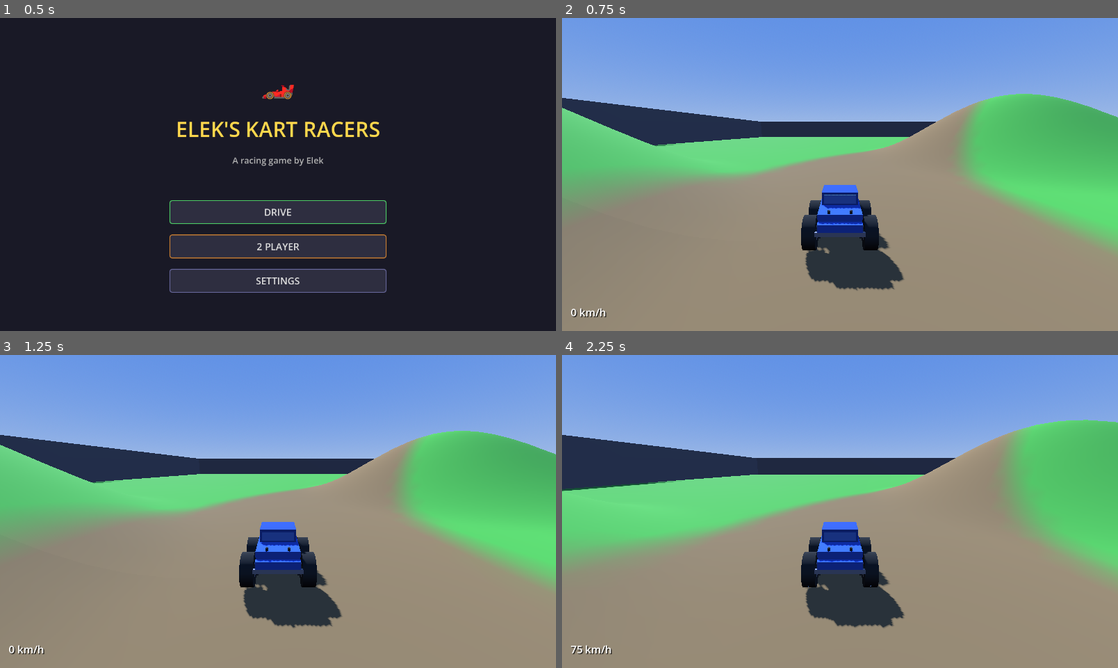
Above: before the commit, frames 1-4 (two rows, left to right).
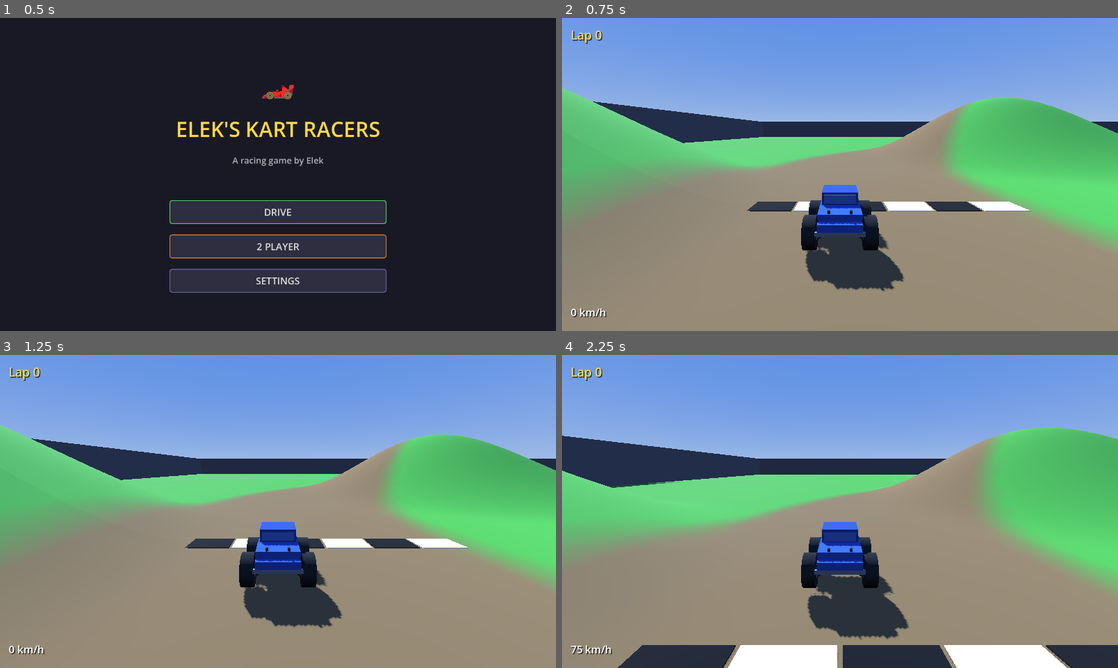
Above: after the commit, the same moments.

Repository: withdoron/Elek-games
Game: Godot game, scene res://node_3d.tscn
Same seed, same stepped clock (60 frames per second), same inputs: the game is played once before the commit and once after it.
Inputs (mouse positions are in pixels of both pictures, inside the frame that each line leads up to):
- Up to frame 1 (0.5 s): no input
- Up to frame 2 (0.75 s): click "DRIVE" at 0.5 s
- Up to frame 3 (1.25 s): no input
- Up to frame 4 (2.25 s): tap Enter at 1.25 s; move the mouse to (867, 511) at 1.27 s; hold Space 1.28-2.03 s; hold W (accelerate) from 1.28 s (still down); click (867, 511) at 1.42 s; move the mouse to (812, 511) at 2.02 s; tap Space at 2.1 s

Frame 1 is identical in both runs. In frame 2, 5.2% of the frame differs, in the area x 0-100%, y 4-88%; in frame 3, 5.3%; in frame 4, 14%, in the area x 0-100%, y 4-100%.

Commit message:
full-screen split, powerslide, drift physics, lap counter
Split-screen:
- Fills full 1280x720 window (was half-width)
- HUD overlay on CanvasLayer 5 for speedo + lap labels
- Divider line between players
- Both karts start at the finish line

Powerslide/Jump (LB/RB or Space for P1):
- Press while on ground: small jump + enter powerslide
- While held: high lateral persistence (0.97 grip) + extra rotation
- Steer during powerslide for tight corners
- Release to exit powerslide and regain normal grip

Speed-dependent drift:
- Grip decreases at high speed — fast corners are slidey
- Effective grip lerps from 60% to 100% based on speed ratio
- Feels planted at low speed, loose at high speed

Lap counter:
- Checkered start/finish line on the oval (right side, z=0)
- Tracks which half of the oval (x>0 / x<0) the truck is in
- Crossing from left back to right through bottom = 1 lap
- Gold lap counter label in HUD for each player

Co-Authored-By: Claude Opus 4.6 (1M context) <noreply@anthropic.com>

Diff:
--- a/kart-racers/scripts/main_setup.gd
+++ b/kart-racers/scripts/main_setup.gd
@@ -2,9 +2,11 @@
 
 var karts: Array = []
 var speedometers: Array = []
+var lap_labels: Array = []
 var menu_ui: Control
 var player_count: int = 1
 var split_containers: Array = []
+var hud_nodes: Array = []  # cleanup references
 
 const ARENA_SIZE = 200.0
 
@@ -43,6 +45,8 @@
 		if karts[i] and i < speedometers.size() and speedometers[i]:
 			var spd = abs(karts[i].speed)
 			speedometers[i].text = "%d km/h" % int(spd * 3.6)
+		if karts[i] and i < lap_labels.size() and lap_labels[i]:
+			lap_labels[i].text = "Lap %d" % karts[i].lap_count
 
 
 func _build_world() -> void:
@@ -76,17 +80,21 @@
 	# Walls
 	_build_walls()
 
+	# Start/Finish line on the oval road (right side, z=0)
+	_build_start_finish_line()
+
 
 func _start_game(num_players: int) -> void:
 	player_count = num_players
 
-	# Clean up any existing karts and viewports
+	# Clean up any existing karts, viewports, HUD
 	for k in karts:
 		if k and k.get_parent():
 			k.get_parent().remove_child(k)
 			k.queue_free()
 	karts.clear()
 	speedometers.clear()
+	lap_labels.clear()
 
 	for sc in split_containers:
 		if sc and sc.get_parent():
@@ -94,6 +102,12 @@
 			sc.queue_free()
 	split_containers.clear()
 
+	for h in hud_nodes:
+		if h and h.get_parent():
+			h.get_parent().remove_child(h)
+			h.queue_free()
+	hud_nodes.clear()
+
 	if player_count == 1:
 		_start_single_player()
 	else:
@@ -105,49 +119,60 @@
 
 func _start_single_player() -> void:
 	var kart = _create_kart(0, Color(0.2, 0.35, 0.8))
-	kart.position = Vector3(OVAL_RX, get_ground_height(OVAL_RX, 0) + 0.5, 0)
+	kart.position = Vector3(OVAL_RX, get_ground_height(OVAL_RX, 0) + 0.5, -5)
 	kart.rotation.y = PI
 	world_node.add_child(kart)
 	kart.camera.current = true
 	karts.append(kart)
+	kart.connect("lap_completed", _on_lap_completed)
 
 	# HUD
 	var canvas = CanvasLayer.new()
 	canvas.name = "HUD_P1"
 	add_child(canvas)
+	hud_nodes.append(canvas)
+
 	var speedo = _make_speedometer(Vector2(20, 660))
 	canvas.add_child(speedo)
 	speedometers.append(speedo)
 
+	var lap_label = _make_lap_label(Vector2(20, 20))
+	canvas.add_child(lap_label)
+	lap_labels.append(lap_label)
+
 
 func _start_split_screen() -> void:
-	# Top/bottom split using SubViewportContainers
+	# Top/bottom split — full 1280x720 window, each half 1280x360
+	var screen_w = 1280
+	var half_h = 360
+
 	var canvas = CanvasLayer.new()
 	canvas.name = "SplitScreenLayer"
 	canvas.layer = 0
 	add_child(canvas)
+	hud_nodes.append(canvas)
 
 	var colors = [Color(0.2, 0.35, 0.8), Color(0.8, 0.2, 0.2)]
 	var start_positions = [
-		Vector3(OVAL_RX, get_ground_height(OVAL_RX, 0) + 0.5, 0),
-		Vector3(-OVAL_RX, get_ground_height(-OVAL_RX, 0) + 0.5, 0),
+		Vector3(OVAL_RX, get_ground_height(OVAL_RX, 0) + 0.5, -5),
+		Vector3(OVAL_RX, get_ground_height(OVAL_RX, 0) + 0.5, 5),
 	]
-	var start_rotations = [PI, 0.0]
+	var start_rotations = [PI, PI]  # both face same direction on the road
 
 	for i in range(2):
-		# Create kart in the world
 		var kart = _create_kart(i, colors[i])
 		kart.position = start_positions[i]
 		kart.rotation.y = start_rotations[i]
 		world_node.add_child(kart)
-		kart.camera.current = false  # viewports handle cameras
+		kart.camera.current = false
 		karts.append(kart)
-
-		# SubViewportContainer
+		kart.connect("lap_completed", _on_lap_completed)
+
+		# SubViewportContainer — fills half the screen
 		var container = SubViewportContainer.new()
 		container.name = "ViewportContainer_P%d" % (i + 1)
-		container.position = Vector2(0, i * 360)
-		container.size = Vector2(1280, 360)
+		container.position = Vector2(0, i * half_h)
+		container.size = Vector2(screen_w, half_h)
 		container.stretch = true
 		canvas.add_child(container)
 		split_containers.append(container)
@@ -155,26 +180,46 @@
 		# SubViewport
 		var viewport = SubViewport.new()
 		viewport.name = "Viewport_P%d" % (i + 1)
-		viewport.size = Vector2i(1280, 360)
+		viewport.size = Vector2i(screen_w, half_h)
 		viewport.render_target_update_mode = SubViewport.UPDATE_ALWAYS
-		viewport.world_3d = get_viewport().world_3d  # share the world
+		viewport.world_3d = get_viewport().world_3d
 		container.add_child(viewport)
 
-		# Camera inside the viewport that follows the kart
+		# Camera
 		var cam = Camera3D.new()
 		cam.name = "ViewportCam_P%d" % (i + 1)
 		cam.current = true
 		viewport.add_child(cam)
 
-		# Speedometer overlay per viewport
-		var speedo_label = _make_speedometer(Vector2(10, 310))
-		viewport.add_child(speedo_label)
-		# Actually speedometer needs to be in a CanvasLayer inside the viewport
-		# Let's use a simple label positioned in screen space
-		speedometers.append(speedo_label)
-
-	# Start a process to update viewport cameras to follow karts
-	set_process(true)
+	# HUD overlay on top of split screen
+	var hud_canvas = CanvasLayer.new()
+	hud_canvas.name = "SplitHUD"
+	hud_canvas.layer = 5
+	add_child(hud_canvas)
+	hud_nodes.append(hud_canvas)
+
+	# P1 speedo + lap (top half)
+	var speedo1 = _make_speedometer(Vector2(20, 320))
+	hud_canvas.add_child(speedo1)
+	speedometers.append(speedo1)
+	var lap1 = _make_lap_label(Vector2(20, 10))
+	hud_canvas.add_child(lap1)
+	lap_labels.append(lap1)
+
+	# P2 speedo + lap (bottom half)
+	var speedo2 = _make_speedometer(Vector2(20, 680))
+	hud_canvas.add_child(speedo2)
+	speedometers.append(speedo2)
+	var lap2 = _make_lap_label(Vector2(20, 370))
+	hud_canvas.add_child(lap2)
+	lap_labels.append(lap2)
+
+	# Divider line
+	var divider = ColorRect.new()
+	divider.color = Color(0.2, 0.2, 0.2)
+	divider.position = Vector2(0, half_h - 1)
+	divider.size = Vector2(screen_w, 2)
+	hud_canvas.add_child(divider)
 
 
 func _physics_process(_delta: float) -> void:
@@ -313,6 +358,48 @@
 	return h
 
 
+func _build_start_finish_line() -> void:
+	# Checkered line across the road at the start position (right side of oval, z=0)
+	var line_y = get_ground_height(OVAL_RX, 0) + 0.1
+	var line_width = ROAD_WIDTH + 4.0
+	var line_depth = 2.0
+	var checks = 8
+
+	var check_w = line_width / checks
+	for i in range(checks):
+		var checker = MeshInstance3D.new()
+		var box = BoxMesh.new()
+		box.size = Vector3(check_w * 0.95, 0.05, line_depth)
+		checker.mesh = box
+		var mat = StandardMaterial3D.new()
+		mat.albedo_color = Color.WHITE if i % 2 == 0 else Color.BLACK
+		checker.material_override = mat
+		checker.position = Vector3(
+			OVAL_RX - line_width / 2.0 + check_w * (i + 0.5),
+			line_y,
+			0
+		)
+		world_node.add_child(checker)
+
+
+func _on_lap_completed(pid: int, lap: int) -> void:
+	if pid < lap_labels.size():
+		lap_labels[pid].text = "Lap %d" % lap
+
+
+func _make_lap_label(pos: Vector2) -> Label:
+	var label = Label.new()
+	label.name = "LapLabel"
+	label.text = "Lap 0"
+	label.add_theme_font_size_override("font_size", 28)
+	label.add_theme_color_override("font_color", Color(1.0, 0.85, 0.3))
+	label.add_theme_color_override("font_shadow_color", Color(0, 0, 0, 0.7))
+	label.add_theme_constant_override("shadow_offset_x", 2)
+	label.add_theme_constant_override("shadow_offset_y", 2)
+	label.position = pos
+	return label
+
+
 func _make_speedometer(pos: Vector2) -> Label:
 	var label = Label.new()
 	label.name = "Speedometer"
--- a/kart-racers/scripts/player_kart.gd
+++ b/kart-racers/scripts/player_kart.gd
@@ -6,6 +6,15 @@
 var move_velocity: Vector3 = Vector3.ZERO
 var vertical_velocity: float = 0.0
 var on_ground: bool = true
+
+# Powerslide state
+var is_powersliding: bool = false
+var powerslide_direction: float = 0.0  # -1 left, +1 right
+
+# Lap tracking
+var lap_count: int = 0
+var last_half: int = 0  # 0 = right side (x>0), 1 = left side (x<0)
+signal lap_completed(player_id: int, lap: int)
 
 # Set by main_setup when spawning
 var player_id: int = 0
@@ -85,6 +94,26 @@
 	if Input.is_joy_button_pressed(device, JOY_BUTTON_X):
 		brake_input = max(brake_input, 1.0)
 
+	# Bumpers: jump + powerslide
+	var bumper_pressed = Input.is_joy_button_pressed(device, JOY_BUTTON_LEFT_SHOULDER) or Input.is_joy_button_pressed(device, JOY_BUTTON_RIGHT_SHOULDER)
+	# Keyboard: Space for P1
+	if player_id == 0 and Input.is_key_pressed(KEY_SPACE):
+		bumper_pressed = true
+
+	if bumper_pressed and on_ground and not is_powersliding:
+		# Start powerslide — small jump + begin sliding
+		vertical_velocity = 5.0
+		on_ground = false
+		is_powersliding = true
+		powerslide_direction = sign(steer_input) if abs(steer_input) > 0.1 else 0.0
+	elif bumper_pressed and is_powersliding:
+		# Continue powersliding — maintain slide
+		pass
+	elif not bumper_pressed and is_powersliding:
+		# Release — end powerslide
+		is_powersliding = false
+		powerslide_direction = 0.0
+
 	# --- Surface detection ---
 	var on_road = _is_on_road(global_position.x, global_position.z)
 	var surface_max_speed = s.max_speed if on_road else s.max_speed * 0.85
@@ -131,11 +160,26 @@
 	# --- Apply rotation ---
 	rotate_y(-steer_angle * delta)
 
-	# --- Drift ---
+	# --- Drift / Sliding ---
 	var forward_dir = -transform.basis.z.normalized()
 	var forward_vel = forward_dir * speed
 	var lateral = move_velocity - forward_dir * move_velocity.dot(forward_dir)
-	move_velocity = forward_vel + lateral * s.drift_factor
+
+	# Speed-dependent sliding: faster = more slide on turns
+	var base_grip = s.drift_factor  # 0.92 default
+	if is_powersliding:
+		# Powerslide: much more slidey, extra turn boost
+		var slide_grip = 0.97  # high lateral persistence = big slide
+		move_velocity = forward_vel + lateral * slide_grip
+		# Extra rotation during powerslide
+		var ps_turn = (steer_input if abs(steer_input) > 0.1 else powerslide_direction) * 3.0
+		rotate_y(-ps_turn * delta)
+	else:
+		# Normal: grip decreases at high speed (more sliding in fast corners)
+		var speed_slide = clamp(abs(speed) / max(s.max_speed, 1.0), 0.0, 1.0)
+		var effective_grip = lerp(base_grip * 0.5, base_grip, 1.0 - speed_slide * 0.4)
+		move_velocity = forward_vel + lateral * effective_grip
+
 	move_velocity.y = 0
 
 	# --- Horizontal movement ---
@@ -175,6 +219,18 @@
 			on_ground = false
 	else:
 		on_ground = false
+
+	# --- Lap tracking ---
+	# Track which half of the oval the truck is in (x>0 = right, x<0 = left)
+	# A lap = crossing from right to left (through z<0) then back to right (through z>0)
+	var current_half = 0 if global_position.x > 0 else 1
+	if current_half != last_half:
+		# Crossed from one half to the other
+		if last_half == 1 and current_half == 0 and global_position.z < 0:
+			# Completed a lap (crossed back to right side on the bottom)
+			lap_count += 1
+			emit_signal("lap_completed", player_id, lap_count)
+		last_half = current_half
 
 	# --- Terrain alignment ---
 	_align_to_terrain(delta)
